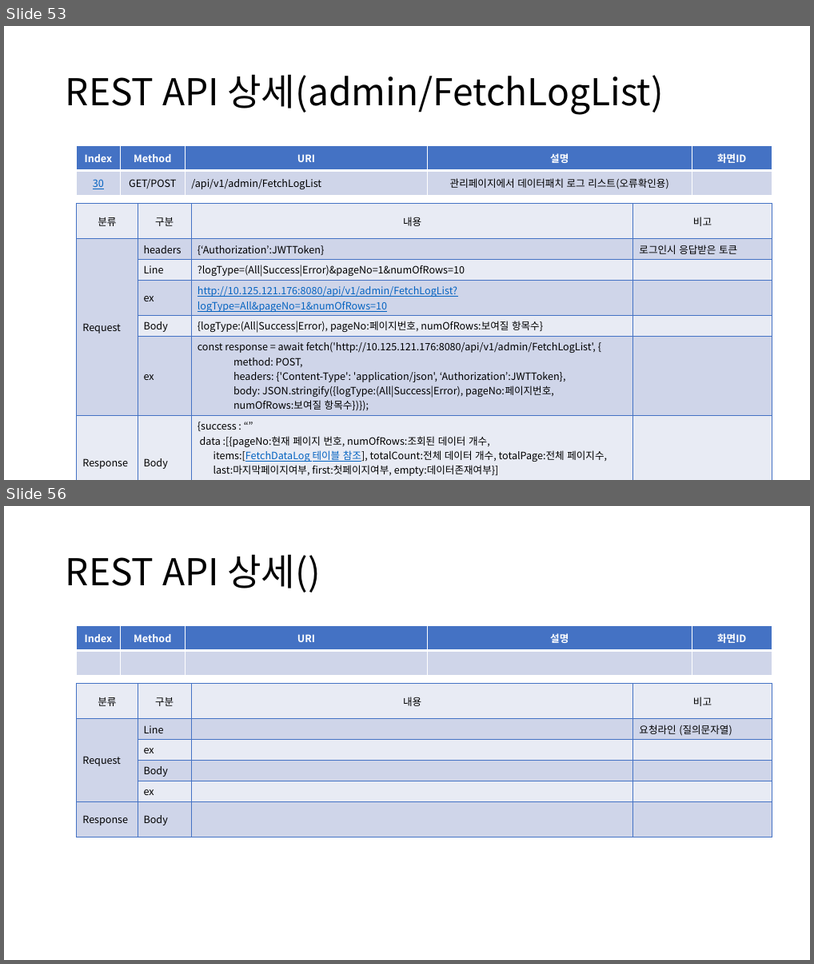
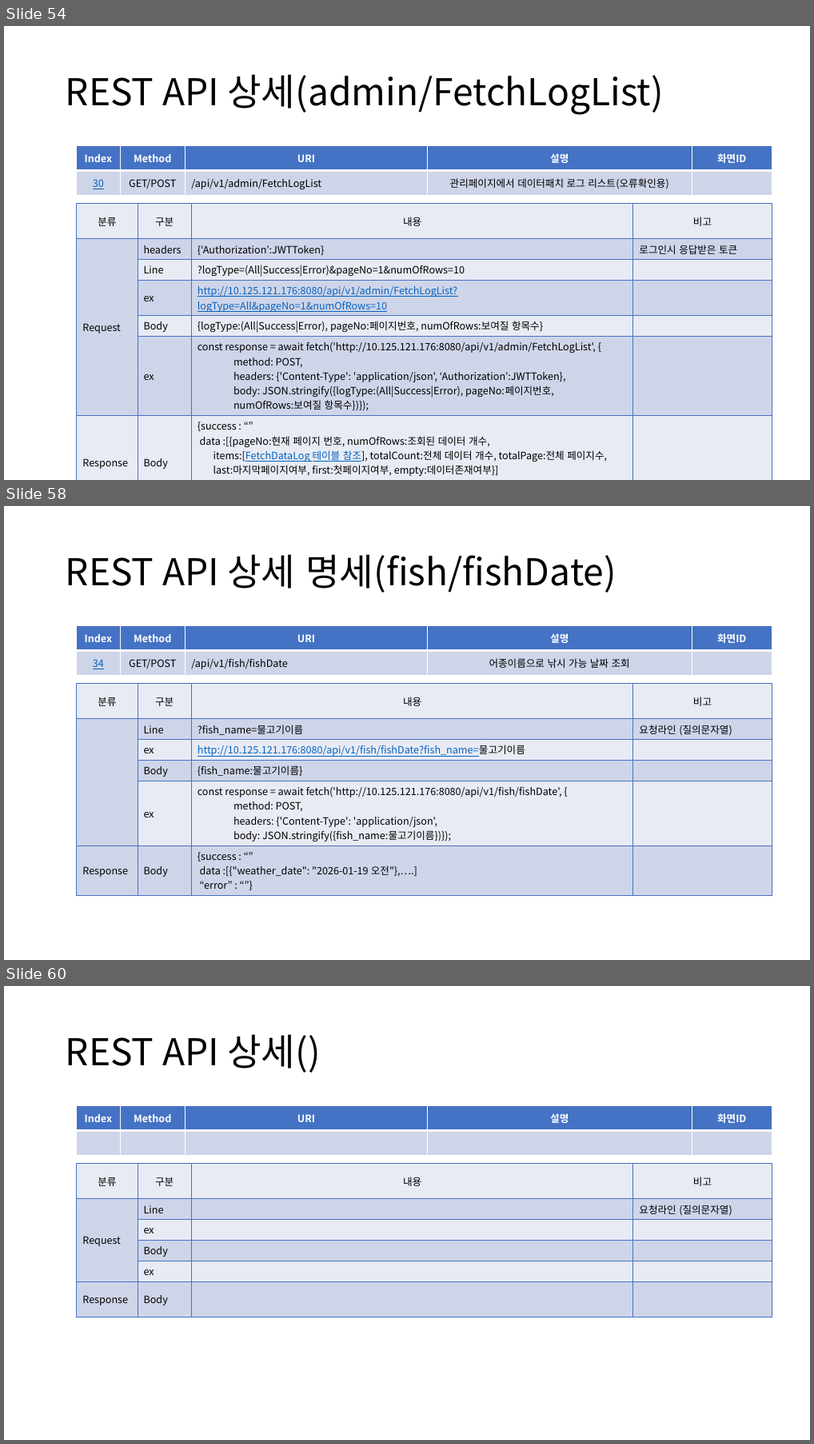
Before and after one commit to sujidaddy/workspace_miniproject, a slide deck: 미니프로젝트계획서제출용.pptx. Shown one above the other, each under a label of ours: slides 53 and 56 before the commit, slides 54, 58 and 60 after it; the slides between them are not shown. The pictures are 814x964 and 814x1444 pixels, drawn with LibreOffice and Linux fonts; fonts in the diff are those of the drawing. Boxes give left, top, right and bottom in pixels: in the first picture for what was removed or moved away, otherwise in the second. Text is boxed around its words. In the diff, an @@ line names an element or a change of style, - is before the commit and + after.

```diff
--- a/미니프로젝트계획서제출용.pptx
+++ b/미니프로젝트계획서제출용.pptx
@@ slide 58 added at [4, 506, 810, 960], background #FFFFFF @@
@@ title added at [66, 554, 617, 592], 44 pt, text #000000 @@
+REST API 상세 명세(fish/fishDate)
@@ table added at [77, 626, 772, 675], 2 rows, 5 columns @@
+Index | Method | URI | 설명 | 화면ID
+34 | GET/POST | /api/v1/fish/fishDate | 어종이름으로 낚시 가능 날짜 조회 | 
@@ table added at [77, 684, 772, 892], 6 rows, 4 columns @@
+분류 | 구분 | 내용 | 비고
+ | Line | ?fish_name=물고기이름 | 요청라인 (질의문자열)
+ | ex | http://10.125.121.176:8080/api/v1/fish/fishDate?fish_name=물고기이름 | 
+ | Body | {fish_name:물고기이름} | 
+ | ex | const response = await fetch('http://10.125.121.176:8080/api/v1/fish/fishDate', { / method: POST, / headers: {'Content-Type': 'application/json', / body: JSON.stringify({fish_name:물고기이름})}); | 
+Response | Body | {success : “” data :[{"weather_date": "2026-01-19 오전"},….] / “error” : “”} | 
@@ what was slide 53 is now slide 54 @@
@@ what was slide 56 is now slide 60 @@
```
Also in this commit, not shown: 2 slides changed, 3 other slides added, 3 other files.
